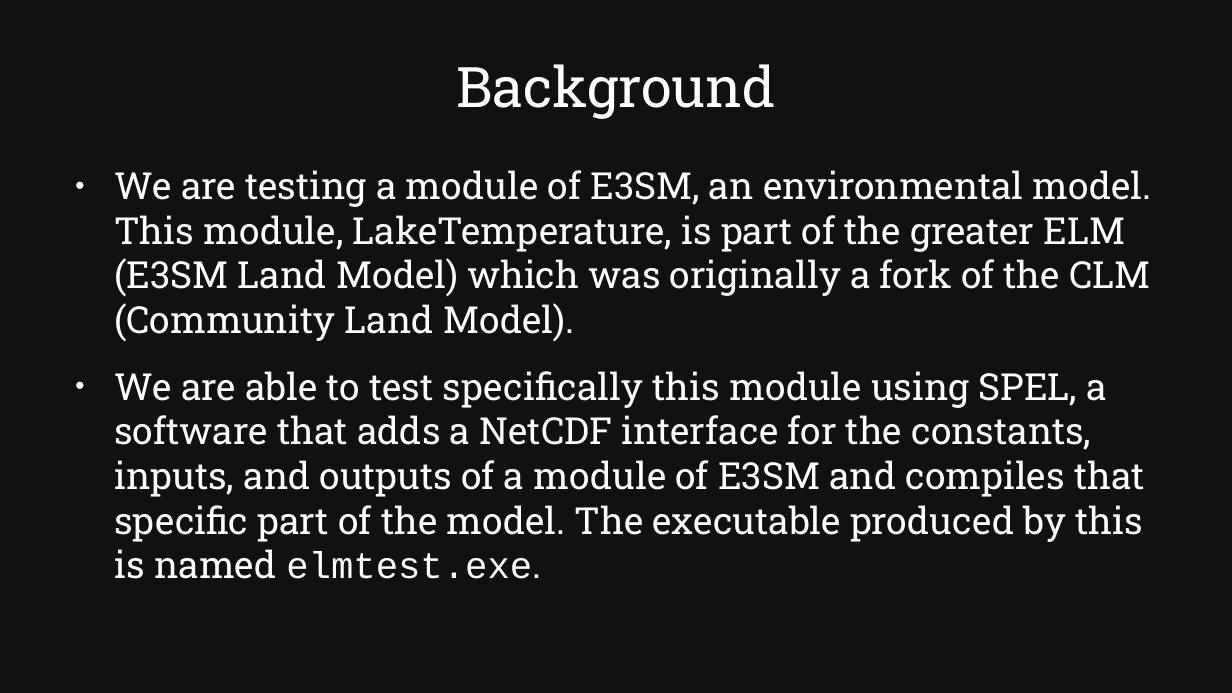
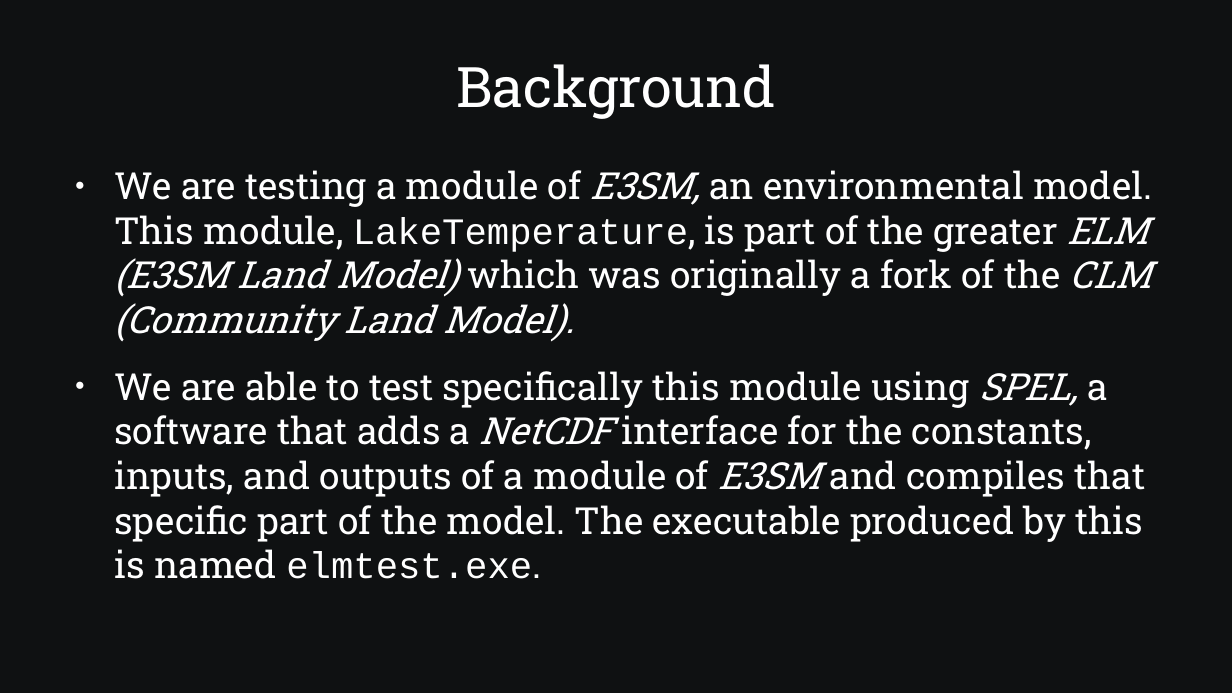
Before and after one commit to SamAllen06/lake_temp_work, a slide deck: slide 2 of documentation/for_collaborators/TestingSoftwareOverview.odp. Drawn at 1232x693 pixels with LibreOffice and Linux fonts; fonts in the diff are those of the drawing. Boxes give left, top, right and bottom in pixels: in the first picture for what was removed or moved away, otherwise in the second. Text is boxed around its words. In the diff, an @@ line names an element or a change of style, - is before the commit and + after.

```diff
--- a/documentation/for_collaborators/TestingSoftwareOverview.odp
+++ b/documentation/for_collaborators/TestingSoftwareOverview.odp
@@ text "We are testing a module ..." at (114, 170, 1152, 579): font Roboto Slab to Courier New in "LakeTemperature,"; italic on in "E3SM, ELM (E3SM Land Model) CLM (Community ...", "SPEL, NetCDF E3SM" @@
```
Also in this commit, not shown: 7 other slides changed, 1 other file.
